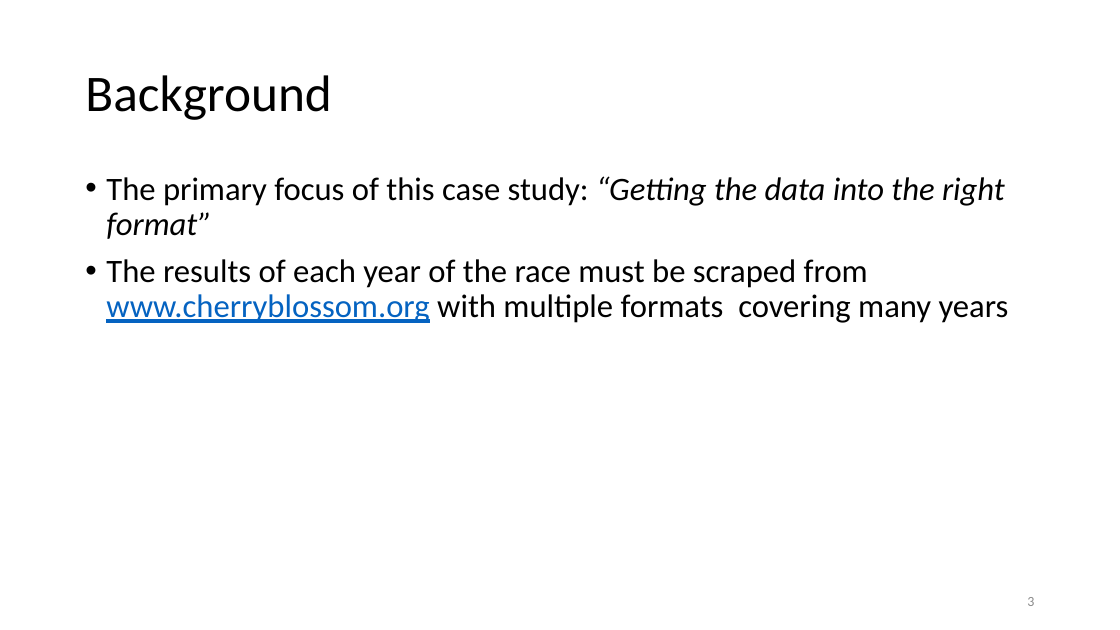
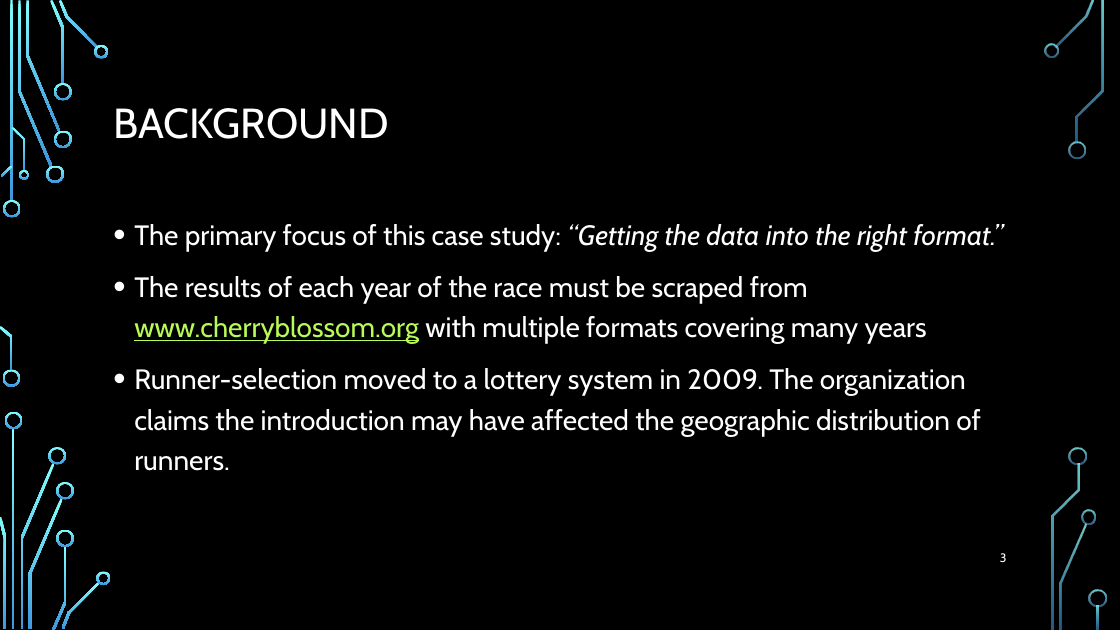
Before and after one commit to elkinst65/QTW_08, a slide deck: slide 3 of infographic.pptx. Drawn at 1120x630 pixels with LibreOffice and Linux fonts; fonts in the diff are those of the drawing; background and template pictures are left out. Boxes give left, top, right and bottom in pixels: in the first picture for what was removed or moved away, otherwise in the second. Text is boxed around its words. In the diff, an @@ line names an element or a change of style, - is before the commit and + after.

Commit message:
Added background. Will need to organize

```diff
--- a/infographic.pptx
+++ b/infographic.pptx
@@ background #FFFFFF to picture (left out) @@
@@ title at [113,108,389,139]: text changed; size 44 to 36 pt; font Calibri to Cabin; text colour #000000 to #FFFFFF @@
-Background
+BACKGROUND
@@ text "The primary focus of this ...": place and size @@
-text "The primary focus of this ..." at [106,176,1009,323]
+text "The primary focus of this ..." at [134,224,1003,471]
@@ text at [134,224,1003,252]: text changed; size 28 to 24 pt; font Calibri to Cabin; text colour #000000 to #FFFFFF @@
-• The primary focus of this case study: “Getting the data into the right format”
+• The primary focus of this case study: “Getting the data into the right format.”
@@ text at [134,276,927,344]: size 28 to 24 pt, font Calibri to Cabin, text colour #000000 to #FFFFFF in "The results of each year of the ..."; text colour #0563C1 to #B8FA56 in "www.cherryblossom.org"; line spacing 0.9 to 1.2 @@
@@ text at [134,368,981,471]: paragraph added @@
+• Runner-selection moved to a lottery system in 2009. The organization claims the introduction may have affected the geographic distribution of runners.
@@ page number: place and size @@
-page number at [1027,597,1034,606]
+page number at [1000,553,1007,562]
@@ page number at [1000,553,1007,562]: size 12 to 10.5 pt, font Calibri to Cabin, text colour #8C8C8C to #FFFFFF @@
@@ group added at [0,0,1107,630]: 33 freeform shapes, 3 rectangles @@
```
Also in this commit, not shown: 16 other slides changed, 2 slides added.
